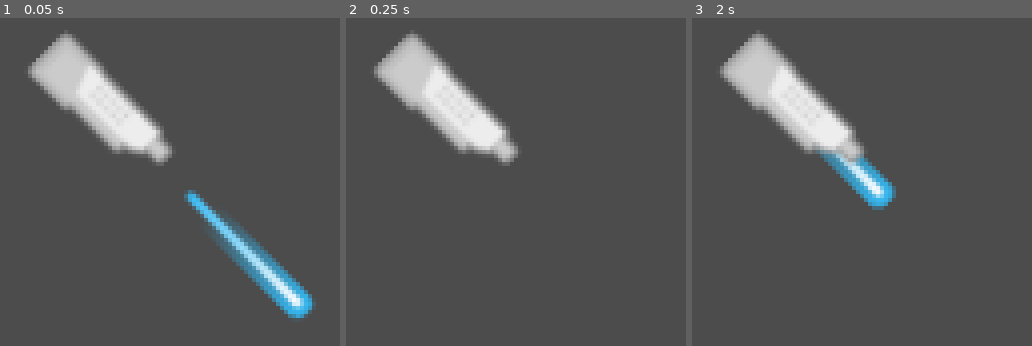
Above: before the commit, frames 1-3 (left to right).
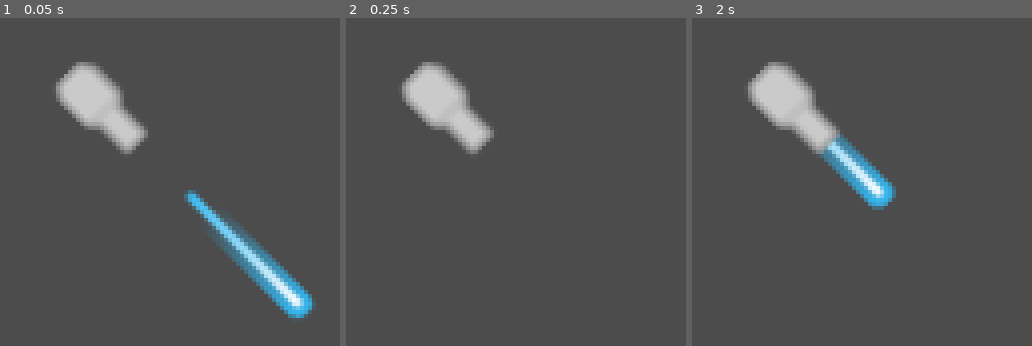
Above: after the commit, the same moments.

Repository: JarLowrey/GodotWeapons
Game: Godot game, scene res://GodotGunsTest/src/2dTest.tscn
Two runs of this game, one before a commit and one after it. Both use one fixed random seed, a clock stepped at 60 frames per second and the inputs below. Before the commit the project starts from res://Test/src/2dTest.tscn.
Inputs:
- Up to frame 1 (0.05 s): no input
- Up to frame 2 (0.25 s): no input
- Up to frame 3 (2 s): tap Enter at 0.5 s; tap Space at 1.25 s

The runs differ from the first frame. In frame 1, 6.1% of the frame differs, in the area x 8-51%, y 4-46%; in frame 2, 6.1%; in frame 3, 6.1%.

Commit message:
reorganized so less susceptible to broken scripts when importing

Diff:
--- a/Bullet/Bullet2D.gd
+++ b/GodotGuns/Bullet/Bullet2D.gd
@@ -1,4 +1,4 @@
-extends 'res://Bullet/Bullet.gd'
+extends 'res://GodotGuns/Bullet/Bullet.gd'
 
 #private vars
 onready var _prev_pos = self.global_position
--- a/Bullet/Bullet2D.tscn
+++ b/GodotGuns/Bullet/Bullet2D.tscn
@@ -1,6 +1,7 @@
 [gd_scene load_steps=2 format=2]
 
-[ext_resource path="res://Bullet/Bullet2D.gd" type="Script" id=1]
+[ext_resource path="res://GodotGuns/Bullet/Bullet2D.gd" type="Script" id=1]
+
 
 [node name="Bullet2D" type="Node2D"]
 
--- a/Bullet/Bullet3D.gd
+++ b/GodotGuns/Bullet/Bullet3D.gd
@@ -1,4 +1,4 @@
-extends Spatial
+extends 'res://GodotGuns/Bullet/Bullet.gd'
 
 #private vars
 onready var _prev_pos = self.global_transform
--- a/Bullet/Bullet3D.tscn
+++ b/GodotGuns/Bullet/Bullet3D.tscn
@@ -1,6 +1,7 @@
 [gd_scene load_steps=2 format=2]
 
-[ext_resource path="res://Bullet/Bullet3D.gd" type="Script" id=1]
+[ext_resource path="res://GodotGuns/Bullet/Bullet3D.gd" type="Script" id=1]
+
 
 [node name="Bullet3D" type="Spatial"]
 
--- /dev/null
+++ b/GodotGuns/Gun/Gun2D.gd
@@ -0,0 +1 @@
+extends "res://GodotGuns/Gun/Gun.gd"
--- a/Gun/Gun2D.tscn
+++ b/GodotGuns/Gun/Gun2D.tscn
@@ -1,6 +1,7 @@
 [gd_scene load_steps=2 format=2]
 
-[ext_resource path="res://Gun/Gun2D.gd" type="Script" id=1]
+[ext_resource path="res://GodotGuns/Gun/Gun2D.gd" type="Script" id=1]
+
 
 [node name="Gun2D" type="Node2D"]
 
--- /dev/null
+++ b/GodotGuns/Gun/Gun3D.gd
@@ -0,0 +1 @@
+extends "res://GodotGuns/Gun/Gun.gd"
--- a/Gun/Gun3D.tscn
+++ b/GodotGuns/Gun/Gun3D.tscn
@@ -1,6 +1,7 @@
 [gd_scene load_steps=2 format=2]
 
-[ext_resource path="res://Gun/Gun3D.gd" type="Script" id=1]
+[ext_resource path="res://GodotGuns/Gun/Gun3D.gd" type="Script" id=1]
+
 
 [node name="Gun3D" type="Spatial" index="0"]
 
--- a/Muzzle/Muzzle2D.tscn
+++ b/GodotGuns/Muzzle/Muzzle2D.tscn
@@ -1,6 +1,6 @@
 [gd_scene load_steps=2 format=2]
 
-[ext_resource path="res://Muzzle/Muzzle.gd" type="Script" id=1]
+[ext_resource path="res://GodotGuns/Muzzle/Muzzle.gd" type="Script" id=1]
 
 [node name="Muzzle2D" type="Position2D"]
 
--- a/Muzzle/Muzzle3D.tscn
+++ b/GodotGuns/Muzzle/Muzzle3D.tscn
@@ -1,8 +1,8 @@
 [gd_scene load_steps=2 format=2]
 
-[ext_resource path="res://Muzzle/Muzzle.gd" type="Script" id=1]
+[ext_resource path="res://GodotGuns/Muzzle/Muzzle.gd" type="Script" id=1]
 
-[node name="Muzzle3D" type="Position3D"]
+[node name="Muzzle3D" type="Position3D" index="0"]
 
 script = ExtResource( 1 )
 bullet_scene = null
--- a/Test/src/2dTest.tscn
+++ b/GodotGunsTest/src/2dTest.tscn
@@ -1,7 +1,7 @@
 [gd_scene load_steps=3 format=2]
 
-[ext_resource path="res://Test/src/BasicGun.tscn" type="PackedScene" id=1]
-[ext_resource path="res://Gun/Gun.gd" type="Script" id=2]
+[ext_resource path="res://GodotGunsTest/src/BasicGun.tscn" type="PackedScene" id=1]
+[ext_resource path="res://GodotGuns/Gun/Gun.gd" type="Script" id=2]
 
 [node name="2dTest" type="Node2D"]
 
--- a/Test/src/BasicBullet.tscn
+++ b/GodotGunsTest/src/BasicBullet.tscn
@@ -1,7 +1,9 @@
 [gd_scene load_steps=4 format=2]
 
-[ext_resource path="res://Bullet/Bullet2D.tscn" type="PackedScene" id=1]
-[ext_resource path="res://Test/assets/laserBlue01.png" type="Texture" id=2]
+[ext_resource path="res://GodotGuns/Bullet/Bullet2D.tscn" type="PackedScene" id=1]
+[ext_resource path="res://GodotGunsTest/assets/laserBlue01.png" type="Texture" id=2]
+
+
 
 [sub_resource type="CapsuleShape2D" id=1]
 
--- a/Test/src/BasicGun.tscn
+++ b/GodotGunsTest/src/BasicGun.tscn
@@ -1,9 +1,12 @@
 [gd_scene load_steps=5 format=2]
 
-[ext_resource path="res://Gun/Gun2D.tscn" type="PackedScene" id=1]
-[ext_resource path="res://Muzzle/Muzzle2D.tscn" type="PackedScene" id=2]
-[ext_resource path="res://Test/src/BasicBullet.tscn" type="PackedScene" id=3]
-[ext_resource path="res://Test/assets/gun01.png" type="Texture" id=4]
+[ext_resource path="res://GodotGuns/Gun/Gun2D.tscn" type="PackedScene" id=1]
+[ext_resource path="res://GodotGuns/Muzzle/Muzzle2D.tscn" type="PackedScene" id=2]
+[ext_resource path="res://GodotGunsTest/src/BasicBullet.tscn" type="PackedScene" id=3]
+[ext_resource path="res://GodotGunsTest/assets/gun01.png" type="Texture" id=4]
+
+
+
 
 [node name="BasicGun" instance=ExtResource( 1 )]
 
--- a/Gun/Gun2D.gd
+++ /dev/null
@@ -1 +0,0 @@
-extends "res://Gun/Gun.gd"
--- a/Gun/Gun3D.gd
+++ /dev/null
@@ -1 +0,0 @@
-extends "res://Gun/Gun.gd"
--- a/project.godot
+++ b/project.godot
@@ -11,4 +11,4 @@
 [application]
 
 config/name="GodotGuns"
-run/main_scene="res://Test/src/2dTest.tscn"
+run/main_scene="res://GodotGunsTest/src/2dTest.tscn"
Renamed: Bullet/Bullet.gd -> GodotGuns/Bullet/Bullet.gd
Renamed: Gun/Gun.gd -> GodotGuns/Gun/Gun.gd
Renamed: Muzzle/Muzzle.gd -> GodotGuns/Muzzle/Muzzle.gd
Binary file added: GodotGunsTest/assets/gun01.png
Renamed: Test/assets/laserBlue01.png -> GodotGunsTest/assets/laserBlue01.png
Binary file removed: Test/assets/gun01.png
